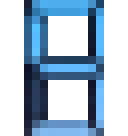
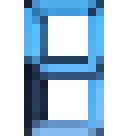
Revision of a layered 128 × 136 image; what changed, layer by layer:
painted on "9" over [24, 8, 96, 128]
